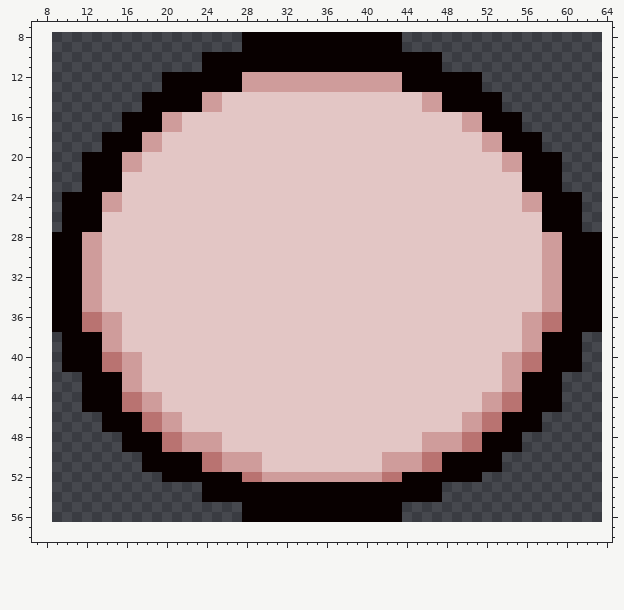
Two versions of one sprite sheet, frontend/src/static/assets/pong/head/isaac_back.png. The first picture shows the starting point.
The file is 55x49 pixels. Shown: x 7..64, y 7..58. The old version is drawn lined up with the new one, on the new canvas.
And afterwards:
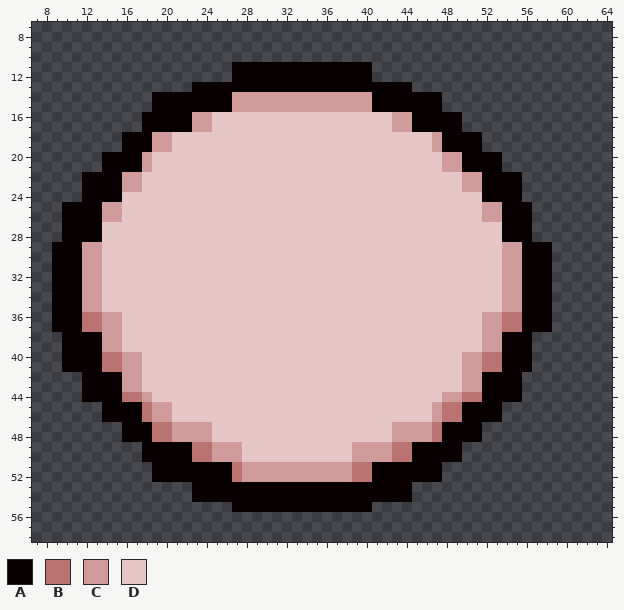
Palette (. is transparent): A #080000  B #b97371  C #cf9c9b  D #e3c6c5
Change:
canvas 55x49 -> 70x67, the old top-left corner now at 9,8
Changed rows in their new state; - is an unchanged pixel.
first column x 9:
 8 -------------------................--------------------
 9 -------------------................--------------------
10 ---------------........................----------------
11 ---------------...--------------.......----------------
12 -----------.......-AAAAAAAAAAAAA...........------------
13 -----------...-----AAAAAAAAAAAAAAAA-.......------------
14 ---------.-----AAACCCCCCCCCCCCCCAAAAAAA......----------
15 ---------.-----AAACCCCCCCCCCCCCCAAAAAAA......----------
16 -------..--AAACC------------------CCAAAAA......--------
17 -------..--AAACC------------------CCAAAAA......--------
18 -----..--A-C--------------------------CAAAA......------
19 -----..--A-C--------------------------CAAAA......------
20 ---..--AAC-----------------------------CCAAAA......----
21 ---..--AAC-----------------------------CCAAAA......----
22 -------CC--------------------------------CCAAAA....----
23 -------CC--------------------------------CCAAAA....----
24 -..--AA------------------------------------AAAA......--
25 -------------------------------------------CCAAA.....--
26 -----CC------------------------------------CCAAA.....--
27 ---------------------------------------------AAA.....--
28 .--AA----------------------------------------AAA.......
29 ---------------------------------------------CCAAA.....
30 ---------------------------------------------CCAAA.....
31 ---------------------------------------------CCAAA.....
32 ---------------------------------------------CCAAA.....
33 ---------------------------------------------CCAAA.....
34 ---------------------------------------------CCAAA.....
35 ---------------------------------------------CCAAA.....
36 -------------------------------------------CCBBAAA.....
37 -------------------------------------------CCBBAAA.....
38 -------------------------------------------CCAAA.....--
39 -------------------------------------------CCAAA.....--
40 -----------------------------------------CCBBAAA.....--
41 -----------------------------------------CCBBAAA.....--
42 -----------------------------------------CCAAAA....----
43 -----------------------------------------CCAAAA....----
44 ----------D----------------------------CCBBAAAA....----
45 ---..--AAB-C--------------------------CBBAAAA......----
46 ----------C-D-------------------------CBBAAAA....------
47 -----..--A-B-CCC------------------CCCCBAAAA......------
48 ----------B-C---D-----------------CCC-BAAAA....--------
49 -------..--AAABB-CC-----------CCCCBBAAAAA......--------
50 --------------B-C--DD---------CCC-BBAAA--....----------
51 ---------.-----AAAB--CCCCCCCCCBBAAAAAAA......----------
52 ----------A-------BCC---------BBAAA----....------------
53 --------------A---------------------...----------------
54 --------------A---------------------...----------------
55 ------------------A-------------...--------------------
56 -------------------................--------------------
Changed places in both pictures, as pixel boxes (x1, y1, x2, y2):
changed: (52, 32, 602, 522)
